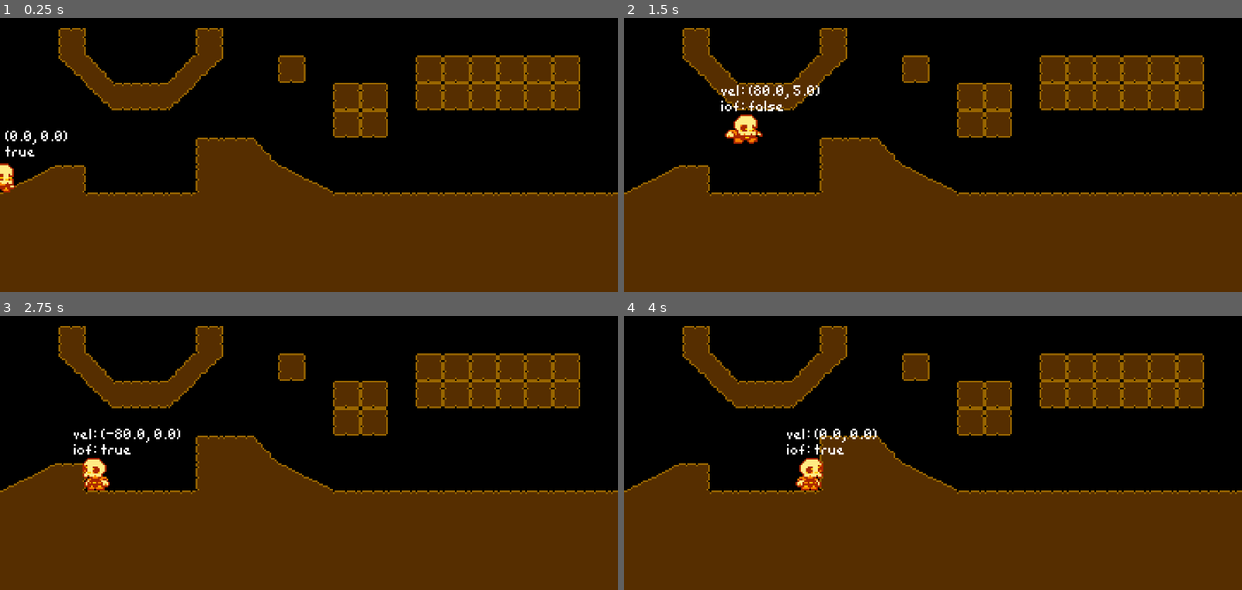
Above: before the commit, frames 1-4 (two rows, left to right).
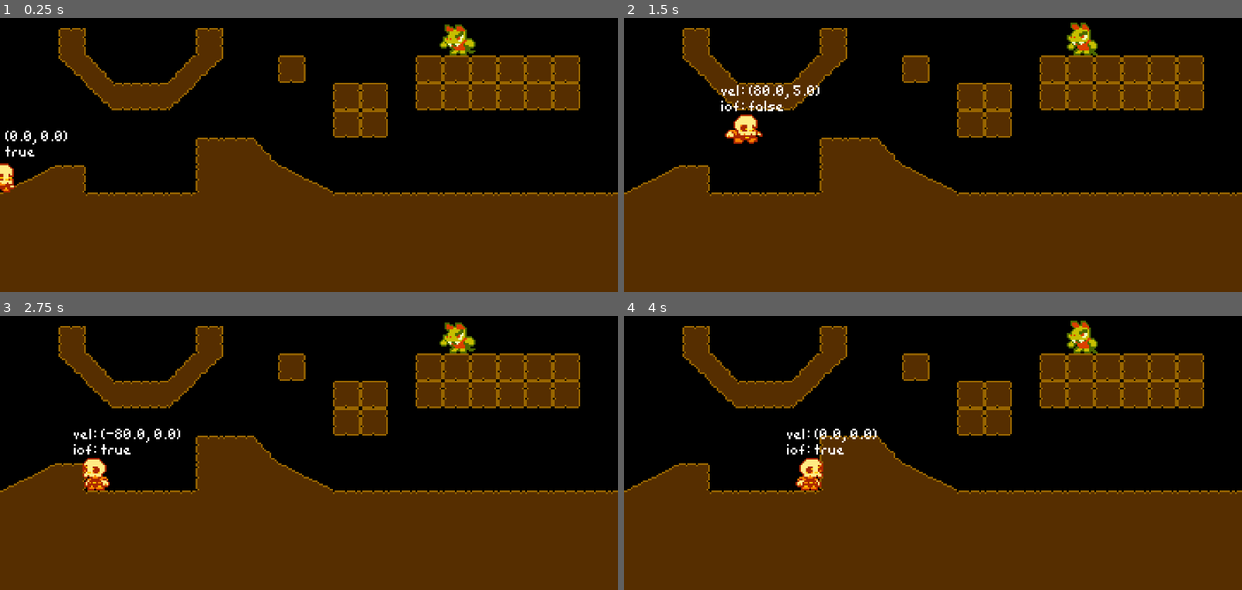
Above: after the commit, the same moments.

Repository: TruPotato/december-jam
Game: Godot game, scene res://Scenes/Maps/test_map.tscn
The game is run twice, just before and just after one commit, with the same random seed, the same clock (stepped at 60 frames per second) and the same inputs.
Inputs:
- Up to frame 1 (0.25 s): no input
- Up to frame 2 (1.5 s): tap Enter (ui_accept) at 0.5, 0.77 s; hold Right (move_right) from 0.53 s (still down); tap Z (accept) at 0.6, 1.35 s
- Up to frame 3 (2.75 s): tap Enter (ui_accept) at 1.52 s; release Right (move_right) at 2.03 s; hold Left (move_left) from 2.03 s (still down); tap Z (accept) at 2.1 s
- Up to frame 4 (4 s): release Left (move_left) at 2.78 s; hold Right (move_right) from 2.78 s (still down); tap Z (accept) at 2.85, 3.6 s; tap Enter (ui_accept) at 3.02, 3.77 s

The runs differ from the first frame. In frame 1, 0.4% of the frame differs, in the area x 71-77%, y 2-14%; in frame 2, 0.4%; in frame 3, 0.4%; in frame 4, 0.4%.

Commit message:
basic enemy hitbox + animations

Diff:
--- a/Scenes/Maps/test_map.tscn
+++ b/Scenes/Maps/test_map.tscn
@@ -1,5 +1,6 @@
-[gd_scene load_steps=15 format=4 uid="uid://df0lwtrsnbyhr"]
+[gd_scene load_steps=16 format=4 uid="uid://df0lwtrsnbyhr"]
 
+[ext_resource type="PackedScene" uid="uid://gnxm0jmfcopl" path="res://Scenes/Reusables/basic_enemy.tscn" id="1_8y5mx"]
 [ext_resource type="PackedScene" uid="uid://bt2dxigvk0kth" path="res://Scenes/player.tscn" id="1_dorj5"]
 [ext_resource type="PackedScene" path="res://Scenes/dr_houser_goomba.tscn" id="1_o1aaj"]
 [ext_resource type="Texture2D" uid="uid://b8sint31hci7a" path="res://Graphics/grey_square.png" id="2_lvb5c"]
@@ -69,6 +70,9 @@
 
 [node name="Node2D" type="Node2D"]
 
+[node name="BasicEnemy" parent="." instance=ExtResource("1_8y5mx")]
+position = Vector2(200, 368)
+
 [node name="DrHouserGoomba" parent="." instance=ExtResource("1_o1aaj")]
 visible = false
 position = Vector2(505, 289)
@@ -83,6 +87,8 @@
 
 [node name="PlayerNode" parent="." instance=ExtResource("1_dorj5")]
 position = Vector2(-66, 436)
+collision_layer = 2
+collision_mask = 3
 
 [node name="OldLayer" type="TileMapLayer" parent="."]
 visible = false
--- /dev/null
+++ b/Scenes/Reusables/basic_enemy.tscn
@@ -0,0 +1,240 @@
+[gd_scene load_steps=17 format=3 uid="uid://gnxm0jmfcopl"]
+
+[ext_resource type="Script" uid="uid://cclfugaart0h0" path="res://Scripts/Gameplay/basic_enemy.gd" id="1_prowa"]
+[ext_resource type="Texture2D" uid="uid://by31hobmanf0x" path="res://Graphics/kobo1.png" id="2_cjj88"]
+[ext_resource type="Shader" uid="uid://dk86wcgh17nm7" path="res://Scripts/Shaders/colour_blocking.gdshader" id="2_eh6rn"]
+[ext_resource type="AudioStream" uid="uid://cisu8w5we0bky" path="res://Audio/enemy_boom.wav" id="3_1rhlf"]
+[ext_resource type="AudioStream" uid="uid://bgacnwrtryurg" path="res://Audio/enemy_hit.wav" id="3_eh6rn"]
+[ext_resource type="PackedScene" uid="uid://d145sysh30f4t" path="res://Scenes/Reusables/star_particle.tscn" id="6_1rhlf"]
+
+[sub_resource type="RectangleShape2D" id="RectangleShape2D_8y5mx"]
+size = Vector2(15, 2.5)
+
+[sub_resource type="ShaderMaterial" id="ShaderMaterial_x4ypu"]
+shader = ExtResource("2_eh6rn")
+shader_parameter/enabled = false
+shader_parameter/colour = Color(1, 1, 1, 1)
+
+[sub_resource type="Animation" id="Animation_1rhlf"]
+resource_name = "defeat_animation"
+length = 0.85
+step = 0.05
+tracks/0/type = "value"
+tracks/0/imported = false
+tracks/0/enabled = true
+tracks/0/path = NodePath("BasicEnemy/EnemySprite:material")
+tracks/0/interp = 1
+tracks/0/loop_wrap = true
+tracks/0/keys = {
+"times": PackedFloat32Array(0),
+"transitions": PackedFloat32Array(1),
+"update": 1,
+"values": [SubResource("ShaderMaterial_x4ypu")]
+}
+tracks/1/type = "value"
+tracks/1/imported = false
+tracks/1/enabled = true
+tracks/1/path = NodePath("BasicEnemy/EnemySprite:material:shader_parameter/enabled")
+tracks/1/interp = 1
+tracks/1/loop_wrap = true
+tracks/1/keys = {
+"times": PackedFloat32Array(0, 0.1, 0.2, 0.3),
+"transitions": PackedFloat32Array(1, 1, 1, 1),
+"update": 1,
+"values": [false, true, false, true]
+}
+tracks/2/type = "value"
+tracks/2/imported = false
+tracks/2/enabled = true
+tracks/2/path = NodePath("BasicEnemy/EnemySprite:material:shader_parameter/colour")
+tracks/2/interp = 1
+tracks/2/loop_wrap = true
+tracks/2/keys = {
+"times": PackedFloat32Array(0, 0.1, 0.3, 0.45, 0.65),
+"transitions": PackedFloat32Array(1, 1, 1, 1, 1),
+"update": 1,
+"values": [Color(1, 1, 1, 1), Color(1, 1, 1, 1), Color(0.44, 0.44, 0.44, 1), Color(0.23, 0.23, 0.23, 1), Color(1, 1, 1, 1)]
+}
+tracks/3/type = "audio"
+tracks/3/imported = false
+tracks/3/enabled = true
+tracks/3/path = NodePath("BasicEnemy/Defeat")
+tracks/3/interp = 1
+tracks/3/loop_wrap = true
+tracks/3/keys = {
+"clips": [{
+"end_offset": 0.0,
+"start_offset": 0.0,
+"stream": ExtResource("3_1rhlf")
+}],
+"times": PackedFloat32Array(0)
+}
+tracks/3/use_blend = true
+tracks/4/type = "value"
+tracks/4/imported = false
+tracks/4/enabled = true
+tracks/4/path = NodePath("BasicEnemy/EnemySprite:visible")
+tracks/4/interp = 1
+tracks/4/loop_wrap = true
+tracks/4/keys = {
+"times": PackedFloat32Array(0, 0.1, 0.2, 0.25, 0.3, 0.35, 0.45, 0.55, 0.6, 0.65, 0.7, 0.75, 0.8, 0.85),
+"transitions": PackedFloat32Array(1, 1, 1, 1, 1, 1, 1, 1, 1, 1, 1, 1, 1, 1),
+"update": 1,
+"values": [true, false, true, false, true, false, true, false, true, false, true, false, true, false]
+}
+
+[sub_resource type="Animation" id="Animation_cjj88"]
+resource_name = "reset"
+length = 0.001
+tracks/0/type = "value"
+tracks/0/imported = false
+tracks/0/enabled = true
+tracks/0/path = NodePath("BasicEnemy/EnemySprite:material")
+tracks/0/interp = 1
+tracks/0/loop_wrap = true
+tracks/0/keys = {
+"times": PackedFloat32Array(0),
+"transitions": PackedFloat32Array(1),
+"update": 1,
+"values": [null]
+}
+tracks/1/type = "value"
+tracks/1/imported = false
+tracks/1/enabled = true
+tracks/1/path = NodePath("BasicEnemy/EnemySprite:visible")
+tracks/1/interp = 1
+tracks/1/loop_wrap = true
+tracks/1/keys = {
+"times": PackedFloat32Array(0),
+"transitions": PackedFloat32Array(1),
+"update": 1,
+"values": [true]
+}
+
+[sub_resource type="Animation" id="Animation_x4ypu"]
+length = 0.001
+tracks/0/type = "value"
+tracks/0/imported = false
+tracks/0/enabled = true
+tracks/0/path = NodePath("BasicEnemy/EnemySprite:visible")
+tracks/0/interp = 1
+tracks/0/loop_wrap = true
+tracks/0/keys = {
+"times": PackedFloat32Array(0),
+"transitions": PackedFloat32Array(1),
+"update": 1,
+"values": [true]
+}
+tracks/1/type = "value"
+tracks/1/imported = false
+tracks/1/enabled = true
+tracks/1/path = NodePath("BasicEnemy/EnemySprite:material:shader_parameter/enabled")
+tracks/1/interp = 1
+tracks/1/loop_wrap = true
+tracks/1/keys = {
+"times": PackedFloat32Array(0),
+"transitions": PackedFloat32Array(1),
+"update": 1,
+"values": [false]
+}
+tracks/2/type = "value"
+tracks/2/imported = false
+tracks/2/enabled = true
+tracks/2/path = NodePath("BasicEnemy/EnemySprite:material:shader_parameter/colour")
+tracks/2/interp = 1
+tracks/2/loop_wrap = true
+tracks/2/keys = {
+"times": PackedFloat32Array(0),
+"transitions": PackedFloat32Array(1),
+"update": 0,
+"values": [Color(1, 1, 1, 1)]
+}
+
+[sub_resource type="AnimationLibrary" id="AnimationLibrary_11jsg"]
+_data = {
+&"RESET": SubResource("Animation_x4ypu"),
+&"defeat_animation": SubResource("Animation_1rhlf"),
+&"reset": SubResource("Animation_cjj88")
+}
+
+[sub_resource type="AtlasTexture" id="AtlasTexture_8y5mx"]
+atlas = ExtResource("2_cjj88")
+region = Rect2(72, 0, 24, 24)
+
+[sub_resource type="AtlasTexture" id="AtlasTexture_jah6w"]
+atlas = ExtResource("2_cjj88")
+region = Rect2(0, 0, 24, 24)
+
+[sub_resource type="AtlasTexture" id="AtlasTexture_f4dah"]
+atlas = ExtResource("2_cjj88")
+region = Rect2(24, 0, 24, 24)
+
+[sub_resource type="SpriteFrames" id="SpriteFrames_w7dut"]
+animations = [{
+"frames": [{
+"duration": 1.0,
+"texture": SubResource("AtlasTexture_8y5mx")
+}],
+"loop": true,
+"name": &"hurt",
+"speed": 5.0
+}, {
+"frames": [{
+"duration": 1.0,
+"texture": SubResource("AtlasTexture_jah6w")
+}, {
+"duration": 1.0,
+"texture": SubResource("AtlasTexture_f4dah")
+}],
+"loop": true,
+"name": &"idle",
+"speed": 4.0
+}]
+
+[node name="BasicEnemy" type="CharacterBody2D"]
+collision_layer = 0
+script = ExtResource("1_prowa")
+
+[node name="Hurtbox" type="Area2D" parent="."]
+collision_layer = 2
+collision_mask = 2
+
+[node name="CollisionShape2D" type="CollisionShape2D" parent="Hurtbox"]
+position = Vector2(-0.5, -16.75)
+shape = SubResource("RectangleShape2D_8y5mx")
+
+[node name="EnemyPlayer" type="AnimationPlayer" parent="."]
+root_node = NodePath("../..")
+libraries = {
+&"": SubResource("AnimationLibrary_11jsg")
+}
+autoplay = "reset"
+
+[node name="EnemySprite" type="AnimatedSprite2D" parent="."]
+sprite_frames = SubResource("SpriteFrames_w7dut")
+animation = &"idle"
+autoplay = "idle"
+offset = Vector2(0, -12)
+flip_h = true
+
+[node name="Hurt" type="AudioStreamPlayer" parent="."]
+stream = ExtResource("3_eh6rn")
+volume_db = -5.0
+bus = &"SFX"
+
+[node name="Defeat" type="AudioStreamPlayer" parent="."]
+bus = &"SFX"
+
+[node name="StarParticles" type="Node" parent="."]
+
+[node name="StarParticle" parent="StarParticles" instance=ExtResource("6_1rhlf")]
+visible = false
+freeze = true
+
+[node name="StarParticle2" parent="StarParticles" instance=ExtResource("6_1rhlf")]
+visible = false
+freeze = true
+
+[node name="StarParticle3" parent="StarParticles" instance=ExtResource("6_1rhlf")]
+visible = false
+freeze = true
--- /dev/null
+++ b/Scenes/Reusables/star_particle.tscn
@@ -0,0 +1,66 @@
+[gd_scene load_steps=10 format=3 uid="uid://d145sysh30f4t"]
+
+[ext_resource type="Script" uid="uid://222xg40eadre" path="res://Scripts/Visuals/star_particle.gd" id="1_glr6h"]
+[ext_resource type="Texture2D" uid="uid://b8hx430twgqr4" path="res://Graphics/star_particles.png" id="1_pl465"]
+[ext_resource type="AudioStream" uid="uid://fm4wq38xueox" path="res://Audio/star_bounce.wav" id="3_lhe6y"]
+
+[sub_resource type="PhysicsMaterial" id="PhysicsMaterial_eh6rn"]
+friction = 0.3
+bounce = 0.9
+
+[sub_resource type="RectangleShape2D" id="RectangleShape2D_eh6rn"]
+size = Vector2(8, 8)
+
+[sub_resource type="AtlasTexture" id="AtlasTexture_11jsg"]
+atlas = ExtResource("1_pl465")
+region = Rect2(0, 0, 8, 8)
+
+[sub_resource type="AtlasTexture" id="AtlasTexture_x4ypu"]
+atlas = ExtResource("1_pl465")
+region = Rect2(8, 0, 8, 8)
+
+[sub_resource type="AtlasTexture" id="AtlasTexture_ltuxi"]
+atlas = ExtResource("1_pl465")
+region = Rect2(16, 0, 8, 8)
+
+[sub_resource type="SpriteFrames" id="SpriteFrames_1iqhd"]
+animations = [{
+"frames": [{
+"duration": 1.0,
+"texture": SubResource("AtlasTexture_11jsg")
+}, {
+"duration": 1.0,
+"texture": SubResource("AtlasTexture_x4ypu")
+}, {
+"duration": 1.0,
+"texture": SubResource("AtlasTexture_ltuxi")
+}],
+"loop": true,
+"name": &"default",
+"speed": 6.0
+}]
+
+[node name="StarParticle" type="RigidBody2D"]
+top_level = true
+collision_layer = 0
+physics_material_override = SubResource("PhysicsMaterial_eh6rn")
+gravity_scale = 0.4
+lock_rotation = true
+contact_monitor = true
+max_contacts_reported = 1
+script = ExtResource("1_glr6h")
+
+[node name="CollisionShape2D" type="CollisionShape2D" parent="."]
+position = Vector2(0, -4)
+shape = SubResource("RectangleShape2D_eh6rn")
+
+[node name="StarSprite" type="AnimatedSprite2D" parent="."]
+sprite_frames = SubResource("SpriteFrames_1iqhd")
+autoplay = "default"
+frame_progress = 0.49383882
+offset = Vector2(0, -4)
+
+[node name="Blink" type="AudioStreamPlayer" parent="."]
+stream = ExtResource("3_lhe6y")
+volume_db = -2.0
+bus = &"SFX"
--- /dev/null
+++ b/Scripts/Gameplay/basic_enemy.gd
@@ -0,0 +1,37 @@
+extends CharacterBody2D
+
+var alive = true
+
+func _ready():
+	$Hurtbox.connect("body_entered", body_entered_hurtbox)
+
+func body_entered_hurtbox(body):
+	if alive == false:
+		return
+
+	if body.name == "PlayerNode":
+		# Stomped on.
+		# Add a burst of energy for the player.
+		body.velocity.y = -200.0
+		$Hurt.play()
+		# Health mechanics will be added later. For now, one stomp is enough.
+		enemy_defeated()
+
+func enemy_defeated():
+	alive = false
+	$EnemySprite.play("hurt")
+	$EnemyPlayer.play("defeat_animation")
+	await $EnemyPlayer.animation_finished
+	# Release the star particles.
+	for star in $StarParticles.get_children():
+		star.show()
+		star.position = position
+		star.freeze = false
+		var random_vel = Vector2.ZERO
+		random_vel.x = randf_range(-100.0, 100.0)
+		random_vel.y = randf_range(-160.0, -170.0)
+		star.apply_impulse(random_vel)
+		star.activate()
+	await get_tree().create_timer(10.0).timeout
+	hide()
+	queue_free()
--- /dev/null
+++ b/Scripts/Shaders/colour_blocking.gdshader
@@ -0,0 +1,11 @@
+shader_type canvas_item;
+
+uniform bool enabled;
+uniform vec4 colour : source_color;
+
+void fragment() {
+	if (enabled == true) {
+		COLOR.rgb = colour.rgb;
+		COLOR.a *= colour.a;
+		}
+}
--- /dev/null
+++ b/Scripts/Visuals/star_particle.gd
@@ -0,0 +1,31 @@
+extends RigidBody2D
+
+var active = false
+
+const SOUND_TIME_INTER = 0.2
+var sound_cooldown = 0.0
+
+func activate():
+	process_mode = Node.PROCESS_MODE_INHERIT
+	active = true
+	await get_tree().create_timer(3.0).timeout
+	for n in 3:
+		hide()
+		await get_tree().create_timer(0.1).timeout
+		show()
+		await get_tree().create_timer(0.1).timeout
+	active = false
+	hide()
+	await get_tree().create_timer(0.5).timeout
+	queue_free()
+
+func _physics_process(delta):
+	if active != true:
+		return
+
+	if get_contact_count() > 0 and sound_cooldown == 0.0:
+		sound_cooldown = SOUND_TIME_INTER
+		$Blink.play()
+	else:
+		sound_cooldown -= delta
+		if sound_cooldown < 0.0: sound_cooldown = 0.0
--- a/project.godot
+++ b/project.godot
@@ -77,6 +77,7 @@
 [layer_names]
 
 2d_physics/layer_1="Main Collision"
+2d_physics/layer_2="Player and Enemies"
 
 [rendering]
 
Not shown, added: Audio/enemy_boom.wav.import
Not shown, added: Audio/enemy_burst.wav.import
Not shown, added: Audio/enemy_hit.wav.import
Not shown, added: Audio/star_bounce.wav.import
Not shown, added: Scripts/Gameplay/basic_enemy.gd.uid
Not shown, added: Scripts/Shaders/colour_blocking.gdshader.uid
Not shown, added: Scripts/Visuals/star_particle.gd.uid
Not shown, added: Audio/enemy_boom.wav
Not shown, added: Audio/enemy_burst.wav
Not shown, added: Audio/enemy_hit.wav
Not shown, added: Audio/star_bounce.wav
